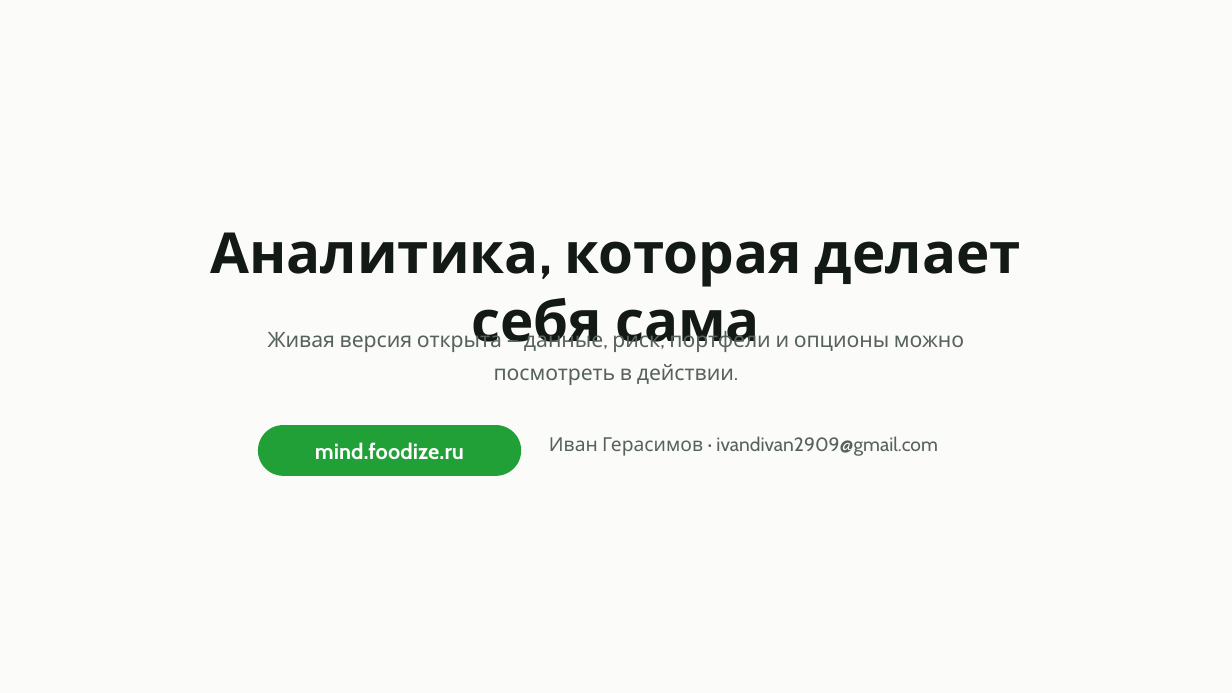
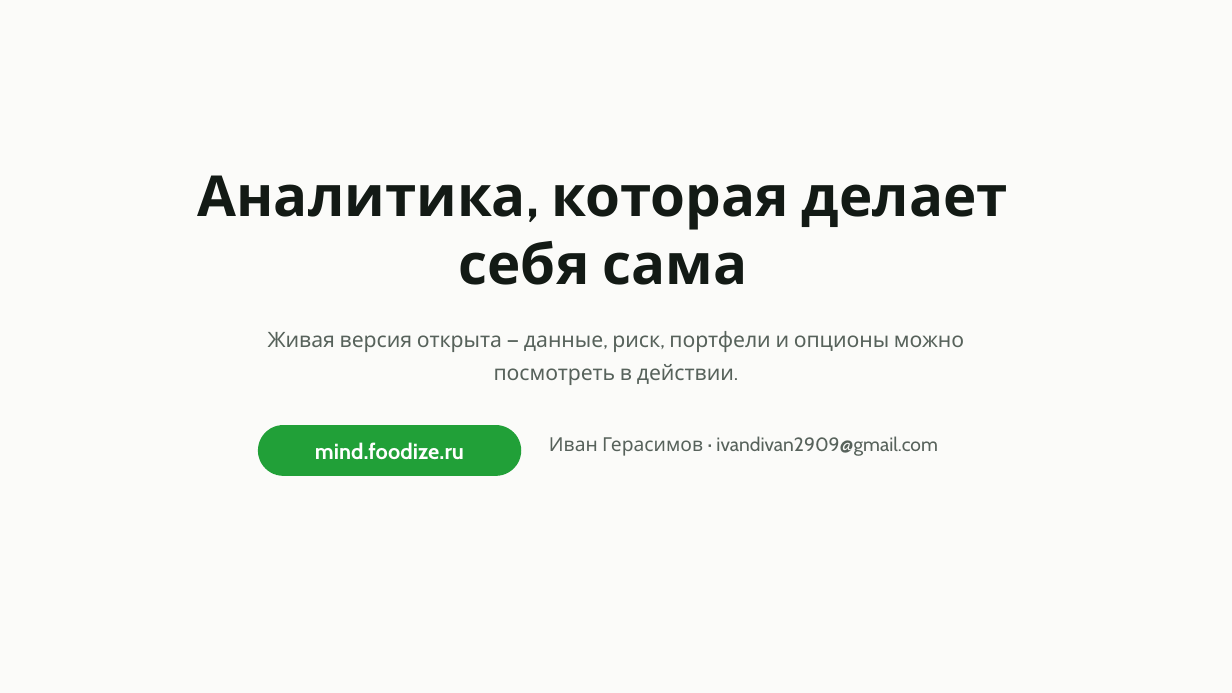
Before and after one commit to ivanGMAI/EquityMind, a slide deck: slide 12 of presentation/EquityMind.pptx (slide 13 before the commit). Drawn at 1232x693 pixels with LibreOffice and Linux fonts; fonts in the diff are those of the drawing. Boxes give left, top, right and bottom in pixels: in the first picture for what was removed or moved away, otherwise in the second. Text is boxed around its words. In the diff, an @@ line names an element or a change of style, - is before the commit and + after.

```diff
--- a/presentation/EquityMind.pptx
+++ b/presentation/EquityMind.pptx
@@ text "Аналитика, которая делает себя сама" rewrapped from [210,232,1021,352] to [198,175,1008,285] @@
```
Also in this commit, not shown: 3 other slides changed, 1 slide removed, 6 other files.
